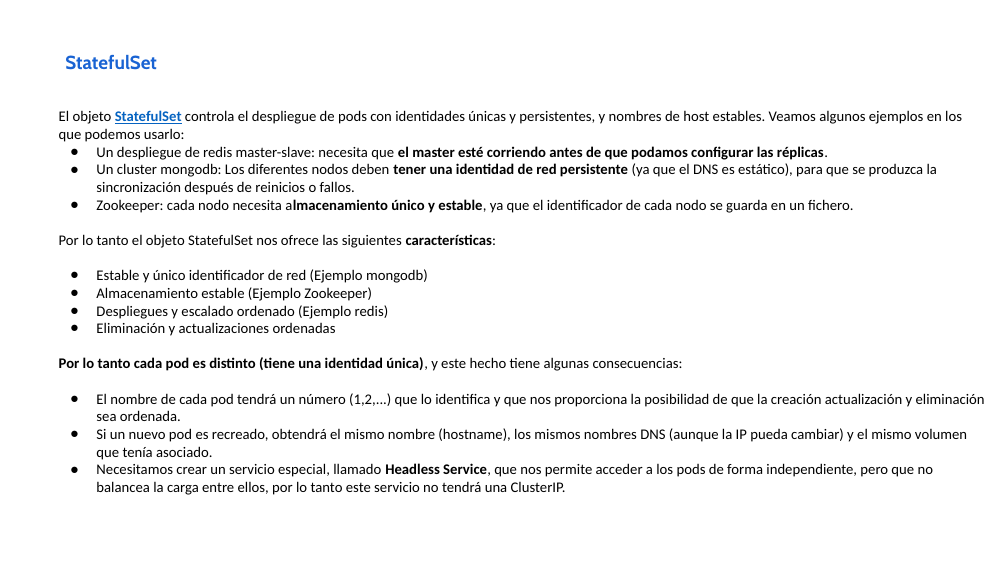
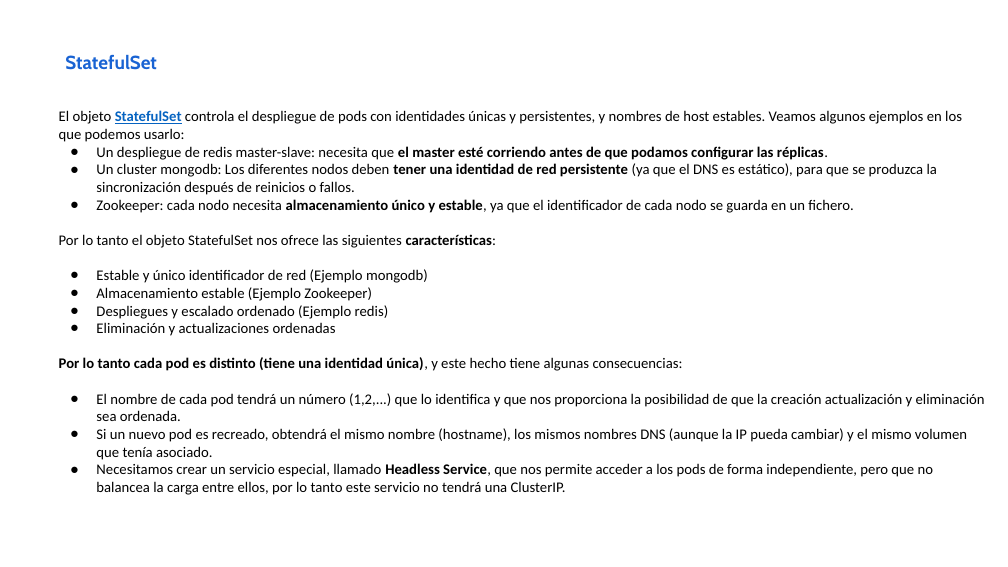
Before and after one commit to iesgn/curso_kubernetes_2020, a slide deck: slide 14 of unidad4/presentacion_unidad4.odp. Drawn at 1008x567 pixels with LibreOffice and Linux fonts; fonts in the diff are those of the drawing. Boxes give left, top, right and bottom in pixels: in the first picture for what was removed or moved away, otherwise in the second. Text is boxed around its words. In the diff, an @@ line names an element or a change of style, - is before the commit and + after.

```diff
--- a/unidad4/presentacion_unidad4.odp
+++ b/unidad4/presentacion_unidad4.odp
@@ text at bbox=[96, 199, 853, 213]: bold on in "almacenamiento" @@
```
Also in this commit, not shown: 14 other slides changed, 1 slide added, 3 other files.
